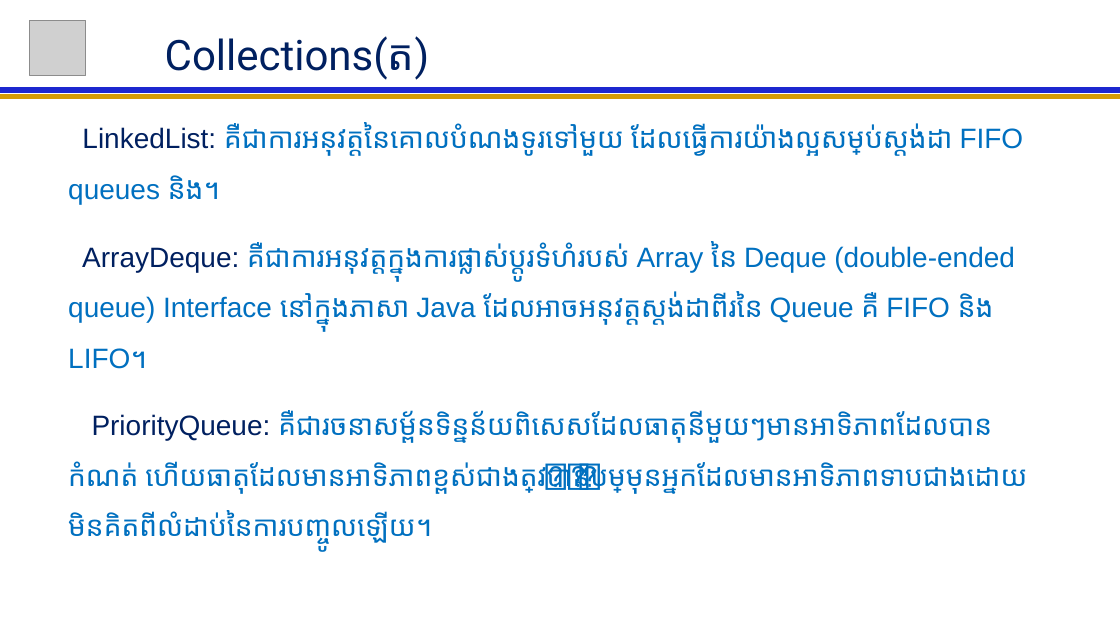
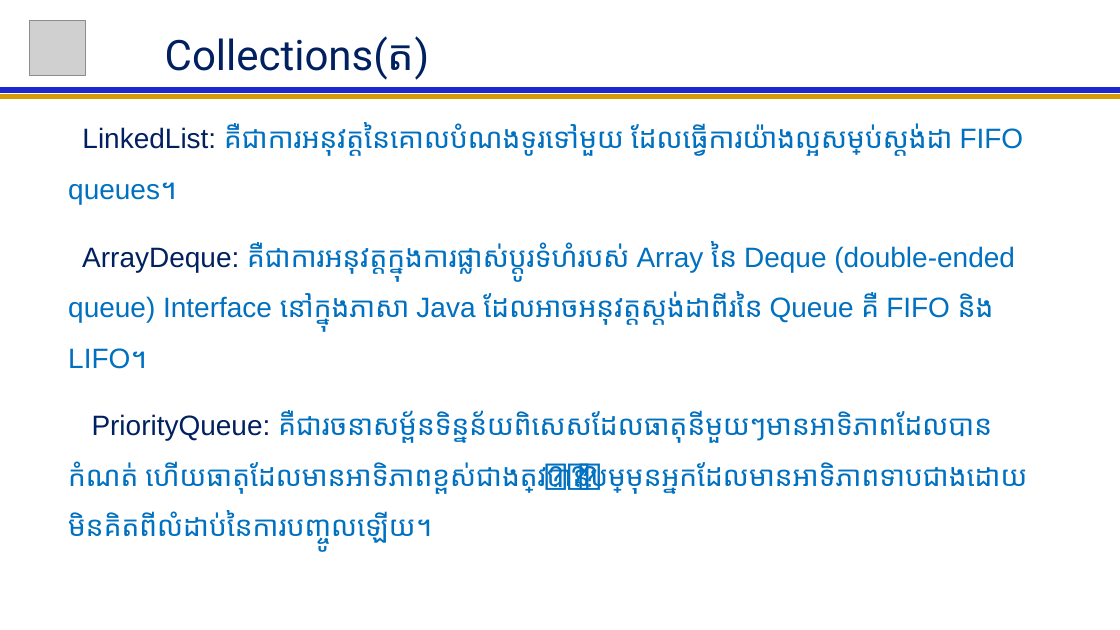
Before and after one commit to NGOUNCHHENGHY/ACLEDA-Java-For-Beginer, a slide deck: slide 58 of Java For Beginer Lession.pptx. Drawn at 1120x630 pixels with LibreOffice and Linux fonts; fonts in the diff are those of the drawing; grey boxes stand for pictures. Boxes give left, top, right and bottom in pixels: in the first picture for what was removed or moved away, otherwise in the second. Text is boxed around its words. In the diff, an @@ line names an element or a change of style, - is before the commit and + after.

```diff
--- a/Java For Beginer Lession.pptx
+++ b/Java For Beginer Lession.pptx
@@ subtitle at (68,122,1024,204): text changed @@
-LinkedList: គឺជាការអនុវត្តនៃគោលបំណងទូរទៅមួយ ដែលធ្វើការយ៉ាងល្អសម្រាប់ស្តង់ដា FIFO queues និង។
+LinkedList: គឺជាការអនុវត្តនៃគោលបំណងទូរទៅមួយ ដែលធ្វើការយ៉ាងល្អសម្រាប់ស្តង់ដា FIFO queues។
```
Also in this commit, not shown: 4 other slides changed.
